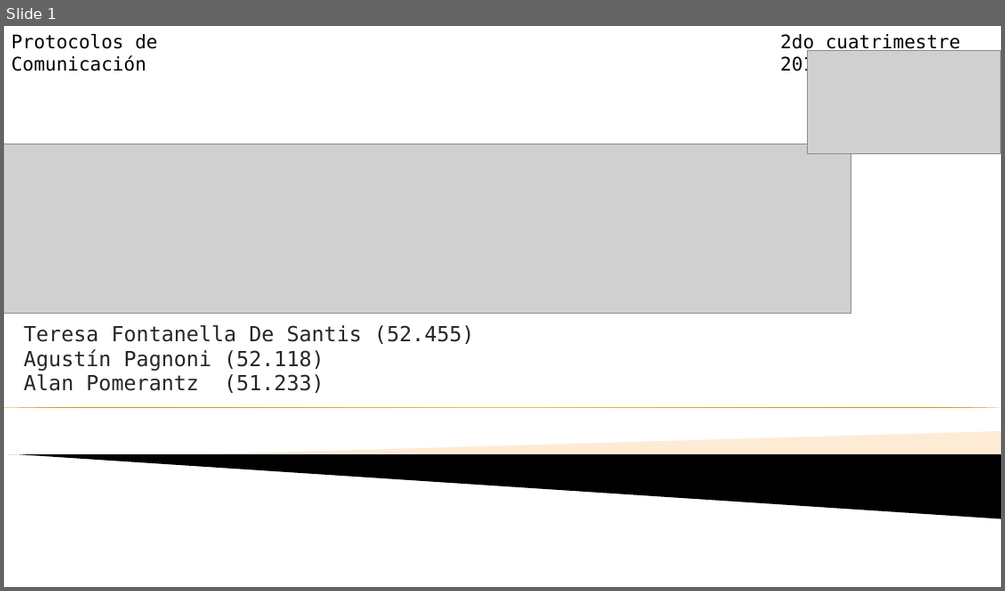
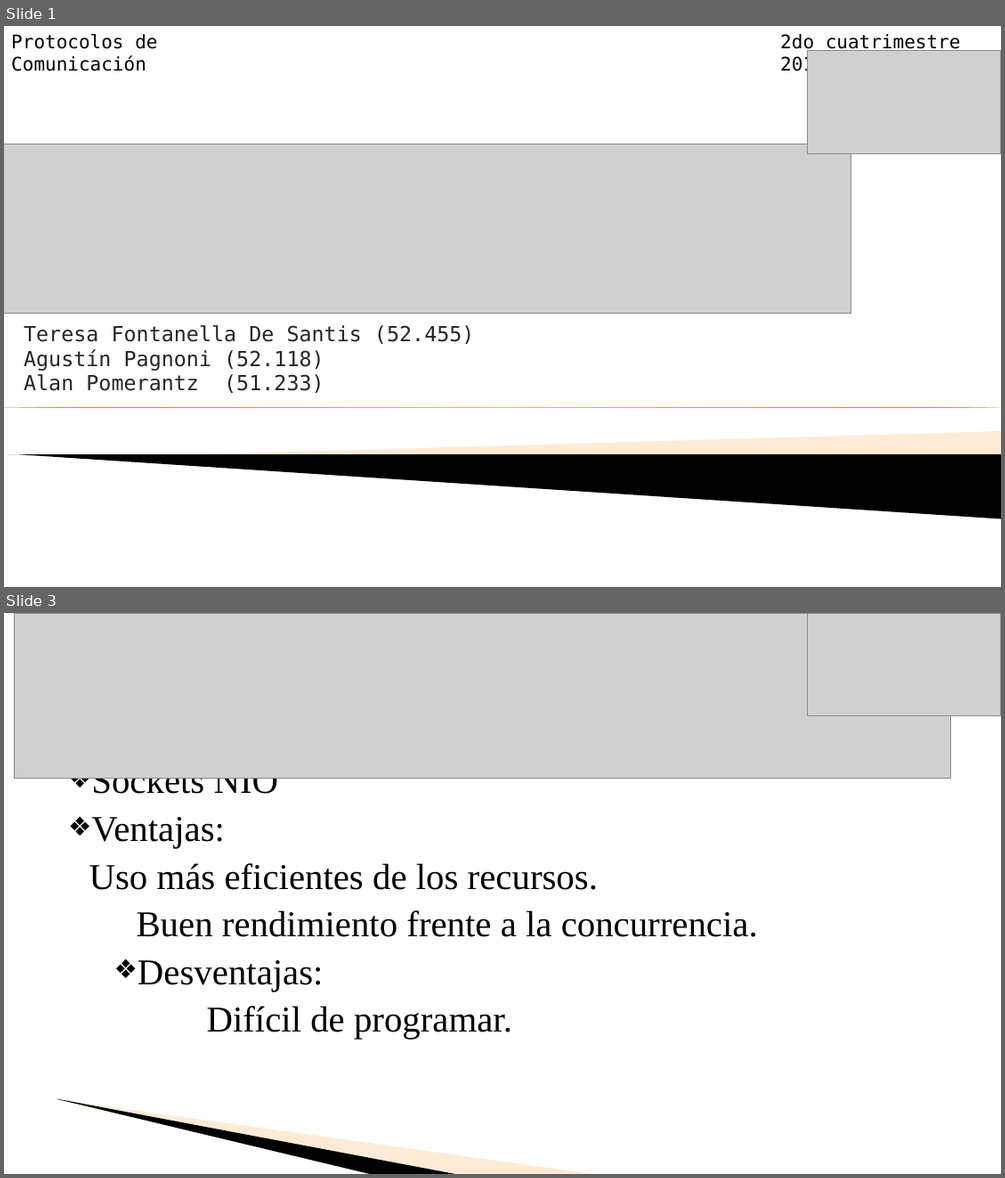
Before and after one commit to aguspagnoni/http-proxy, a slide deck: PPT PDC 1.ppt. Shown one above the other, each under a label of ours: slide 1 before the commit, slides 1 and 3 after it; the slides between them are not shown. The pictures are 1005x591 and 1005x1178 pixels, drawn with LibreOffice and Linux fonts; fonts in the diff are those of the drawing; grey boxes stand for pictures; background and template pictures are left out. Boxes give left, top, right and bottom in pixels: in the first picture for what was removed or moved away, otherwise in the second. Text is boxed around its words. In the diff, an @@ line names an element or a change of style, - is before the commit and + after.

```diff
--- a/PPT PDC 1.ppt
+++ b/PPT PDC 1.ppt
@@ slide 3 added at box(4, 613, 1001, 1174), background picture (left out) @@
@@ picture added at box(15, 613, 951, 779) @@
@@ picture added at box(808, 613, 1000, 716) @@
@@ text added at box(89, 778, 758, 1038), 35 pt, text #000000 @@
+❖ Sockets NIO
+❖ Ventajas:
+Uso más eficientes de los recursos.
+      Buen rendimiento frente a la concurrencia.
+      ❖ Desventajas:
+      Difícil de programar.
@@ freeform shape added at box(57, 1098, 459, 1174), fill #000000 @@
@@ freeform shape added at box(58, 1099, 597, 1174), fill #FCCF99 at 40% opacity @@
```
Also in this commit, not shown: 2 slides changed, 5 other slides added, 3 slides removed.
